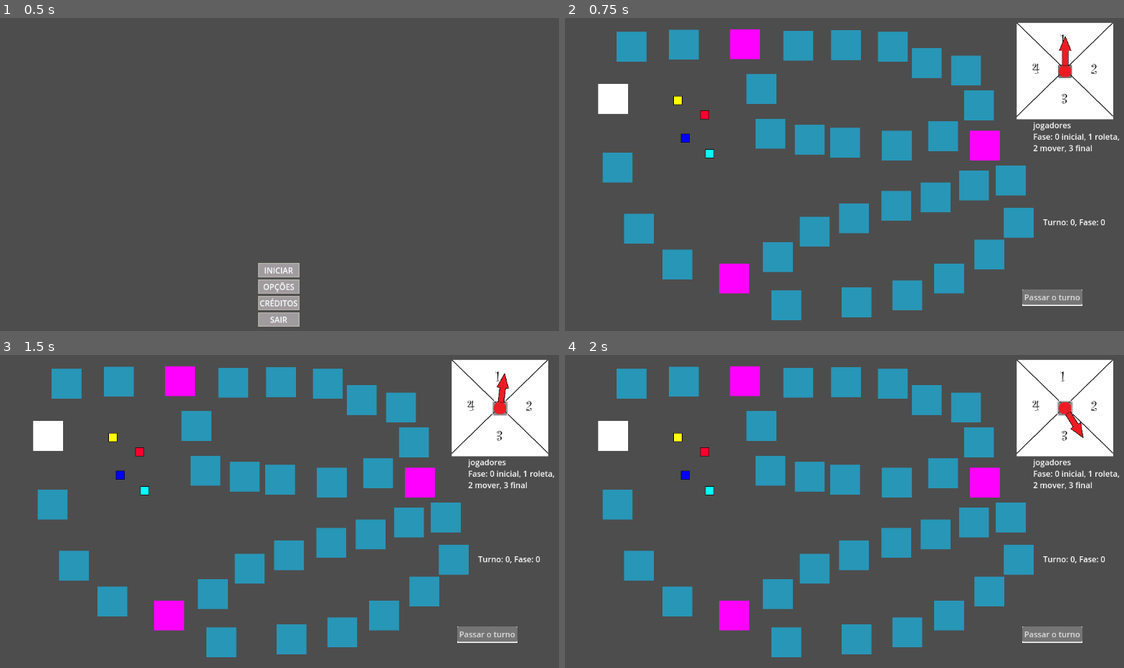
Above: before the commit, frames 1-4 (two rows, left to right).
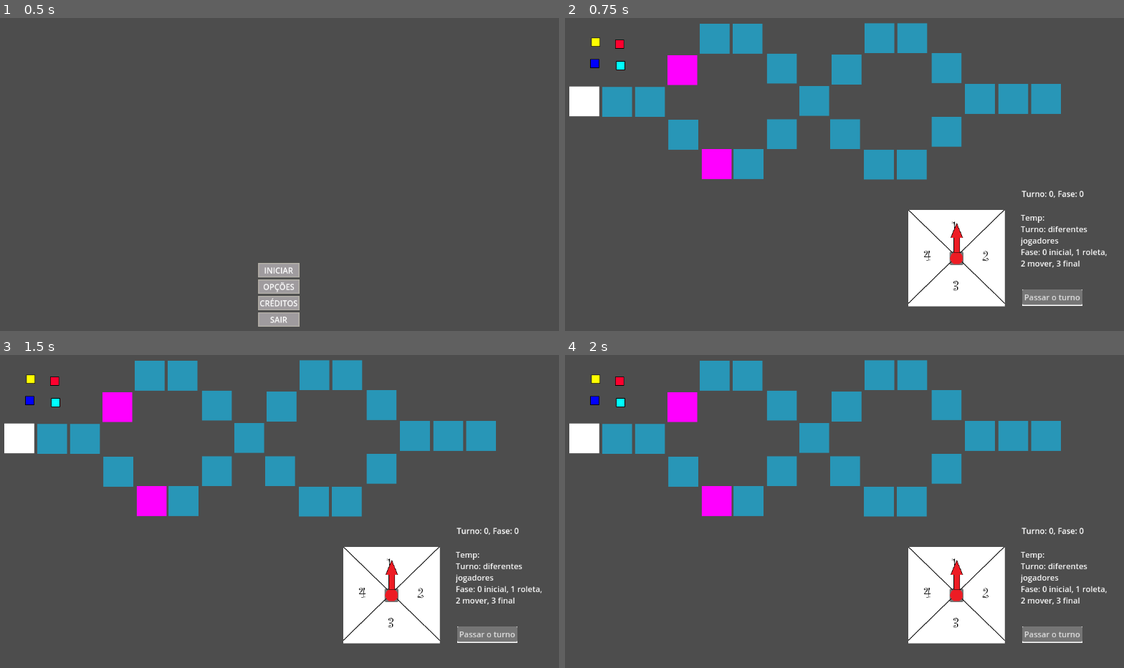
Above: after the commit, the same moments.

Repository: walo2/GameDev_ProjetoGeo
Game: Godot game, scene res://menu.tscn
The game is run twice, just before and just after one commit, with the same random seed, the same clock (stepped at 60 frames per second) and the same inputs.
Inputs (mouse positions are in pixels of both pictures, inside the frame that each line leads up to):
- Up to frame 1 (0.5 s): no input
- Up to frame 2 (0.75 s): click "INICIAR" at 0.5 s
- Up to frame 3 (1.5 s): click (497, 408) at 1.27 s
- Up to frame 4 (2 s): no input

Frame 1 is identical in both runs. In frame 2, 33% of the frame differs, in the area x 0-100%, y 1-97%; in frame 3, 33%; in frame 4, 33%.

Commit message:
Estruturação do tabuleiro

Diff:
--- a/Kapitalistik/project.godot
+++ b/Kapitalistik/project.godot
@@ -12,7 +12,7 @@
 
 config/name="Kapitalistik"
 run/main_scene="res://menu.tscn"
-config/features=PackedStringArray("4.2", "Forward Plus")
+config/features=PackedStringArray("4.1", "Forward Plus")
 config/icon="res://icon.svg"
 
 [autoload]
--- a/Kapitalistik/tile_map.tscn
+++ b/Kapitalistik/tile_map.tscn
@@ -9,128 +9,94 @@
 
 [node name="Tiles" type="Node2D" parent="."]
 
-[node name="TileTipe1 - 1" parent="Tiles" instance=ExtResource("2_ix8bo")]
-position = Vector2(114, 167)
+[node name="Tile 01" parent="Tiles" instance=ExtResource("2_ix8bo")]
+position = Vector2(56, 172)
 colorTile = Color(1, 1, 1, 1)
 
-[node name="TileTipe1 - 2" parent="Tiles" instance=ExtResource("2_ix8bo")]
-position = Vector2(151, 62)
+[node name="Tile 02" parent="Tiles" instance=ExtResource("2_ix8bo")]
+position = Vector2(122, 173)
 
-[node name="TileTipe1 - 3" parent="Tiles" instance=ExtResource("2_ix8bo")]
-position = Vector2(256, 58)
+[node name="Tile 03" parent="Tiles" instance=ExtResource("2_ix8bo")]
+position = Vector2(188, 173)
 
-[node name="TileTipe1 - 4" parent="Tiles" instance=ExtResource("2_ix8bo")]
-position = Vector2(379, 57)
+[node name="Tile 04D" parent="Tiles" instance=ExtResource("2_ix8bo")]
+position = Vector2(253, 109)
 colorTile = Color(1, 0, 1, 1)
 
-[node name="TileTipe1 - 5" parent="Tiles" instance=ExtResource("2_ix8bo")]
-position = Vector2(486, 60)
+[node name="Tile 05D" parent="Tiles" instance=ExtResource("2_ix8bo")]
+position = Vector2(318, 46)
 
-[node name="TileTipe1 - 6" parent="Tiles" instance=ExtResource("2_ix8bo")]
-position = Vector2(582, 59)
+[node name="Tile 06D" parent="Tiles" instance=ExtResource("2_ix8bo")]
+position = Vector2(384, 46)
 
-[node name="TileTipe1 - 7" parent="Tiles" instance=ExtResource("2_ix8bo")]
-position = Vector2(676, 62)
+[node name="Tile 07D" parent="Tiles" instance=ExtResource("2_ix8bo")]
+position = Vector2(453, 106)
 
-[node name="TileTipe1 - 8" parent="Tiles" instance=ExtResource("2_ix8bo")]
-position = Vector2(744, 95)
+[node name="Tile 08" parent="Tiles" instance=ExtResource("2_ix8bo")]
+position = Vector2(518, 171)
 
-[node name="TileTipe1 - 9" parent="Tiles" instance=ExtResource("2_ix8bo")]
-position = Vector2(430, 237)
+[node name="Tile 09F" parent="Tiles" instance=ExtResource("2_ix8bo")]
+position = Vector2(583, 108)
 
-[node name="TileTipe1 - 10" parent="Tiles" instance=ExtResource("2_ix8bo")]
-position = Vector2(412, 147)
+[node name="Tile 10F" parent="Tiles" instance=ExtResource("2_ix8bo")]
+position = Vector2(649, 45)
 
-[node name="TileTipe1 - 11" parent="Tiles" instance=ExtResource("2_ix8bo")]
-position = Vector2(509, 249)
+[node name="Tile 11F" parent="Tiles" instance=ExtResource("2_ix8bo")]
+position = Vector2(715, 45)
 
-[node name="TileTipe1 - 12" parent="Tiles" instance=ExtResource("2_ix8bo")]
-position = Vector2(580, 255)
+[node name="Tile 12F" parent="Tiles" instance=ExtResource("2_ix8bo")]
+position = Vector2(784, 105)
 
-[node name="TileTipe1 - 13" parent="Tiles" instance=ExtResource("2_ix8bo")]
-position = Vector2(684, 261)
+[node name="Tile 13" parent="Tiles" instance=ExtResource("2_ix8bo")]
+position = Vector2(851, 167)
 
-[node name="TileTipe1 - 14" parent="Tiles" instance=ExtResource("2_ix8bo")]
-position = Vector2(777, 242)
+[node name="Tile 14" parent="Tiles" instance=ExtResource("2_ix8bo")]
+position = Vector2(918, 167)
 
-[node name="TileTipe1 - 15" parent="Tiles" instance=ExtResource("2_ix8bo")]
-position = Vector2(823, 110)
+[node name="Tile 15" parent="Tiles" instance=ExtResource("2_ix8bo")]
+position = Vector2(984, 167)
 
-[node name="TileTipe1 - 16" parent="Tiles" instance=ExtResource("2_ix8bo")]
-position = Vector2(849, 180)
+[node name="Tile 03F" parent="Tiles" instance=ExtResource("2_ix8bo")]
+position = Vector2(255, 239)
 
-[node name="TileTipe1 - 17" parent="Tiles" instance=ExtResource("2_ix8bo")]
-position = Vector2(861, 261)
+[node name="Tile 04F" parent="Tiles" instance=ExtResource("2_ix8bo")]
+position = Vector2(322, 298)
 colorTile = Color(1, 0, 1, 1)
 
-[node name="TileTipe1 - 18" parent="Tiles" instance=ExtResource("2_ix8bo")]
-position = Vector2(929, 416)
+[node name="Tile 05F" parent="Tiles" instance=ExtResource("2_ix8bo")]
+position = Vector2(386, 298)
 
-[node name="TileTipe1 - 19" parent="Tiles" instance=ExtResource("2_ix8bo")]
-position = Vector2(789, 528)
+[node name="Tile 06F" parent="Tiles" instance=ExtResource("2_ix8bo")]
+position = Vector2(453, 238)
 
-[node name="TileTipe1 - 20" parent="Tiles" instance=ExtResource("2_ix8bo")]
-position = Vector2(683, 382)
+[node name="Tile 09D" parent="Tiles" instance=ExtResource("2_ix8bo")]
+position = Vector2(580, 238)
 
-[node name="TileTipe1 - 21" parent="Tiles" instance=ExtResource("2_ix8bo")]
-position = Vector2(598, 407)
+[node name="Tile 10D" parent="Tiles" instance=ExtResource("2_ix8bo")]
+position = Vector2(648, 299)
 
-[node name="TileTipe1 - 22" parent="Tiles" instance=ExtResource("2_ix8bo")]
-position = Vector2(913, 331)
+[node name="Tile 11D" parent="Tiles" instance=ExtResource("2_ix8bo")]
+position = Vector2(714, 299)
 
-[node name="TileTipe1 - 23" parent="Tiles" instance=ExtResource("2_ix8bo")]
-position = Vector2(839, 341)
-
-[node name="TileTipe1 - 24" parent="Tiles" instance=ExtResource("2_ix8bo")]
-position = Vector2(762, 365)
-
-[node name="TileTipe1 - 25" parent="Tiles" instance=ExtResource("2_ix8bo")]
-position = Vector2(870, 480)
-
-[node name="TileTipe1 - 26" parent="Tiles" instance=ExtResource("2_ix8bo")]
-position = Vector2(705, 562)
-
-[node name="TileTipe1 - 27" parent="Tiles" instance=ExtResource("2_ix8bo")]
-position = Vector2(603, 576)
-
-[node name="TileTipe1 - 28" parent="Tiles" instance=ExtResource("2_ix8bo")]
-position = Vector2(462, 582)
-
-[node name="TileTipe1 - 29" parent="Tiles" instance=ExtResource("2_ix8bo")]
-position = Vector2(519, 434)
-
-[node name="TileTipe1 - 30" parent="Tiles" instance=ExtResource("2_ix8bo")]
-position = Vector2(445, 485)
-
-[node name="TileTipe1 - 31" parent="Tiles" instance=ExtResource("2_ix8bo")]
-position = Vector2(357, 528)
-colorTile = Color(1, 0, 1, 1)
-
-[node name="TileTipe1 - 32" parent="Tiles" instance=ExtResource("2_ix8bo")]
-position = Vector2(243, 500)
-
-[node name="TileTipe1 - 33" parent="Tiles" instance=ExtResource("2_ix8bo")]
-position = Vector2(123, 305)
-
-[node name="TileTipe1 - 34" parent="Tiles" instance=ExtResource("2_ix8bo")]
-position = Vector2(166, 428)
+[node name="Tile 12D" parent="Tiles" instance=ExtResource("2_ix8bo")]
+position = Vector2(784, 233)
 
 [node name="PlayerTemp" parent="." instance=ExtResource("1_mxqg4")]
-position = Vector2(259, 246)
+position = Vector2(77, 96)
 colorPlayer = Color(0, 0, 1, 1)
 playerId = 2
 
 [node name="PlayerTemp2" parent="." instance=ExtResource("1_mxqg4")]
-position = Vector2(244, 170)
+position = Vector2(79, 53)
 colorPlayer = Color(1, 1, 0, 1)
 
 [node name="PlayerTemp3" parent="." instance=ExtResource("1_mxqg4")]
-position = Vector2(308, 277)
+position = Vector2(129, 100)
 colorPlayer = Color(0, 1, 1, 1)
 playerId = 3
 
 [node name="PlayerTemp4" parent="." instance=ExtResource("1_mxqg4")]
-position = Vector2(298, 199)
+position = Vector2(127, 57)
 colorPlayer = Color(0.996078, 0, 0.184314, 1)
 playerId = 1
 
@@ -150,21 +116,21 @@
 metadata/_edit_lock_ = true
 
 [node name="TextEdit" type="RichTextLabel" parent="TempPassTurn"]
-offset_left = 42.0
-offset_top = -147.0
-offset_right = 200.0
-offset_bottom = -34.0
+offset_left = -1.0
+offset_top = -204.0
+offset_right = 157.0
+offset_bottom = -91.0
 
 [node name="TextEdit2" type="RichTextLabel" parent="TempPassTurn"]
-offset_left = 22.0
-offset_top = -388.0
-offset_right = 205.0
-offset_bottom = -226.0
+offset_left = -3.0
+offset_top = -156.0
+offset_right = 180.0
+offset_bottom = 6.0
 text = "Temp:
 Turno: diferentes jogadores
 Fase: 0 inicial, 1 roleta, 2 mover, 3 final"
 
 [node name="Roleta" parent="." instance=ExtResource("3_6dqb7")]
-position = Vector2(1022, 111)
+position = Vector2(804, 487)
 
 [connection signal="pressed" from="TempPassTurn/Button" to="TempPassTurn" method="_on_button_pressed"]
